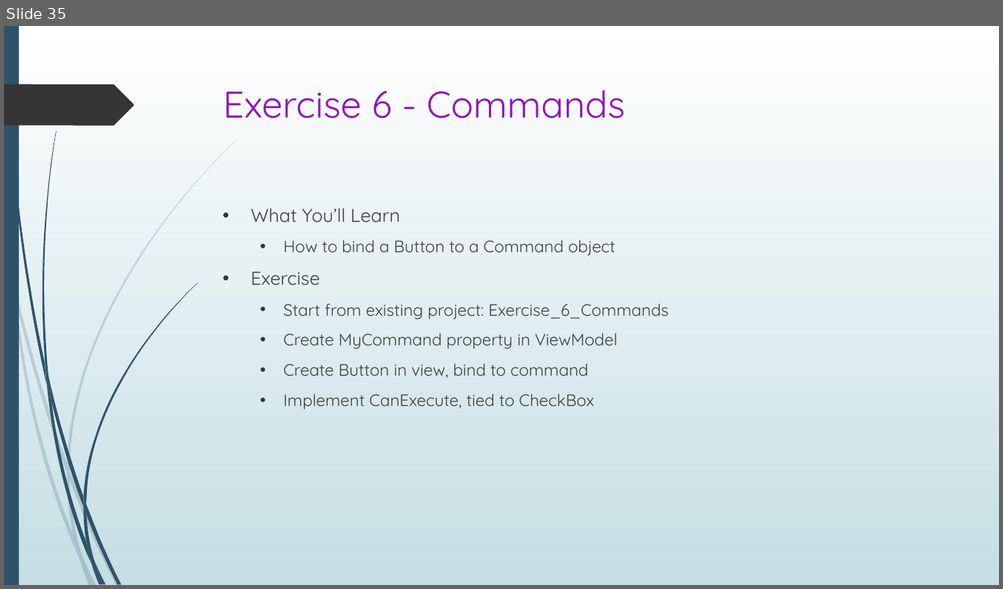
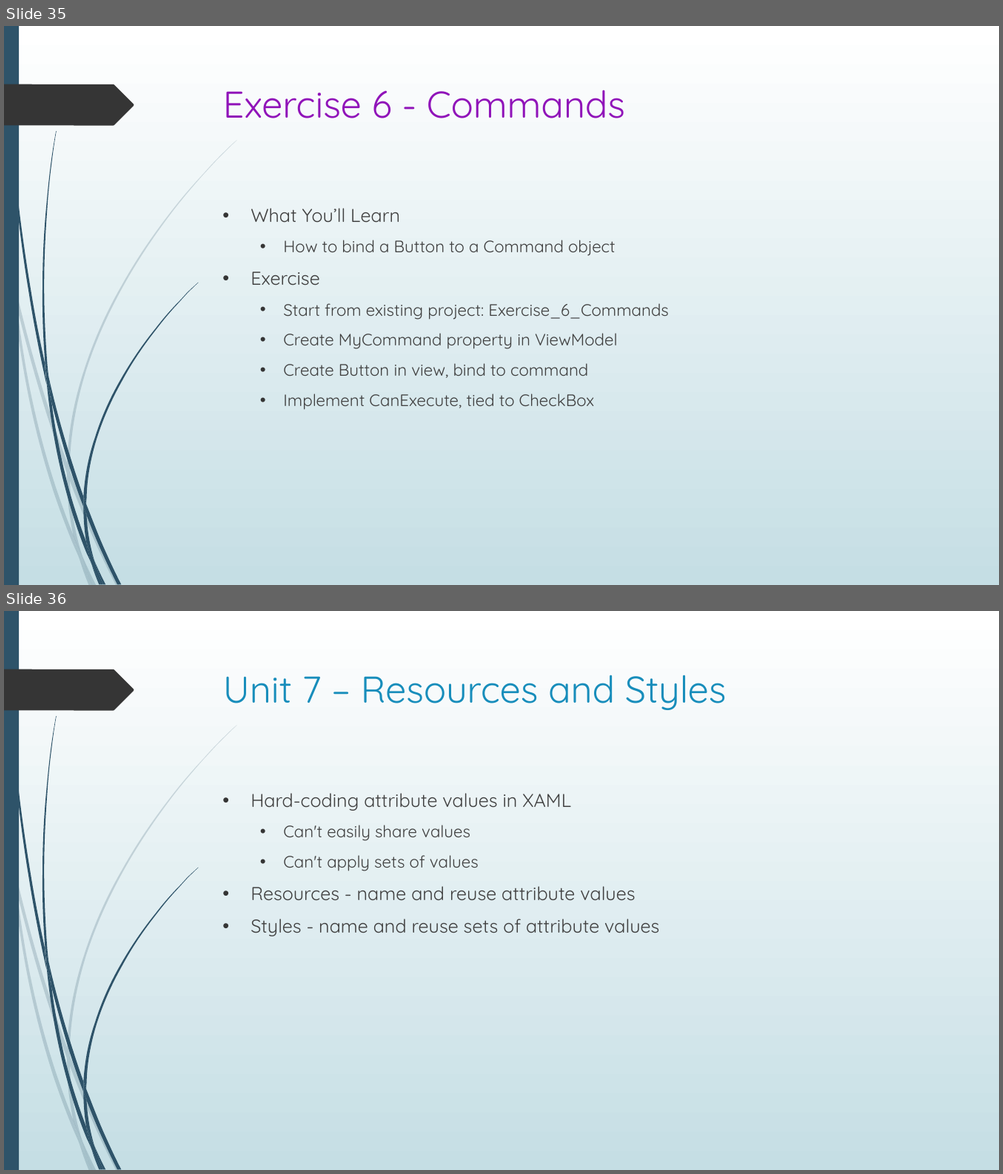
Before and after one commit to seanpsexton/wpf-workshop-solutions, a slide deck: WPF-Workshop-Sexton-Oct2023.pptx. Shown one above the other, each under a label of ours: slide 35 before the commit, slides 35 and 36 after it. The pictures are 1003x589 and 1003x1174 pixels, drawn with LibreOffice and Linux fonts; fonts in the diff are those of the drawing. Boxes give left, top, right and bottom in pixels: in the first picture for what was removed or moved away, otherwise in the second. Text is boxed around its words. In the diff, an @@ line names an element or a change of style, - is before the commit and + after.

Commit message:
Added content thru Unit 7

```diff
--- a/WPF-Workshop-Sexton-Oct2023.pptx
+++ b/WPF-Workshop-Sexton-Oct2023.pptx
@@ slide 36 added at bbox=[4, 611, 999, 1170], background gradient #FFFFFF to #C5DEE5; not listed: 24 template elements that a slide beside it also shows @@
@@ title added at bbox=[223, 675, 726, 710], 36 pt, text #178DBB @@
+Unit 7 – Resources and Styles
@@ text added at bbox=[250, 793, 659, 937], 18 pt, text #404040 @@
+• Hard-coding attribute values in XAML
+  • Can't easily share values
+  • Can't apply sets of values
+• Resources - name and reuse attribute values
+• Styles - name and reuse sets of attribute values
```
Also in this commit, not shown: 5 other slides added.
